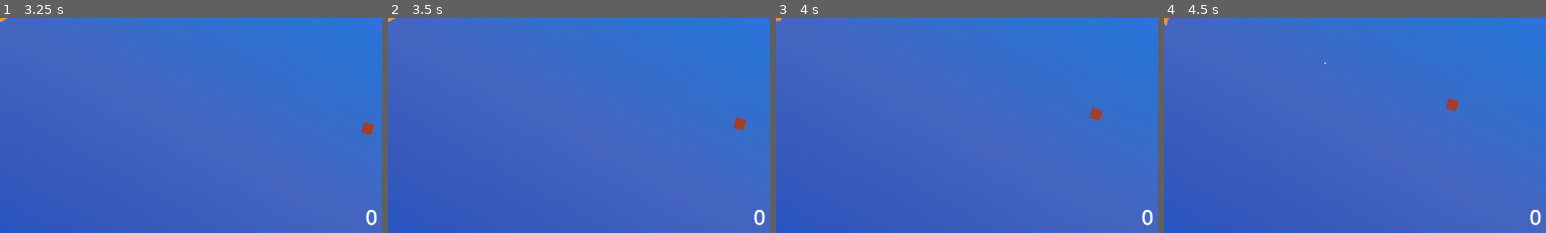
Above: before the commit, frames 1-4 (left to right).
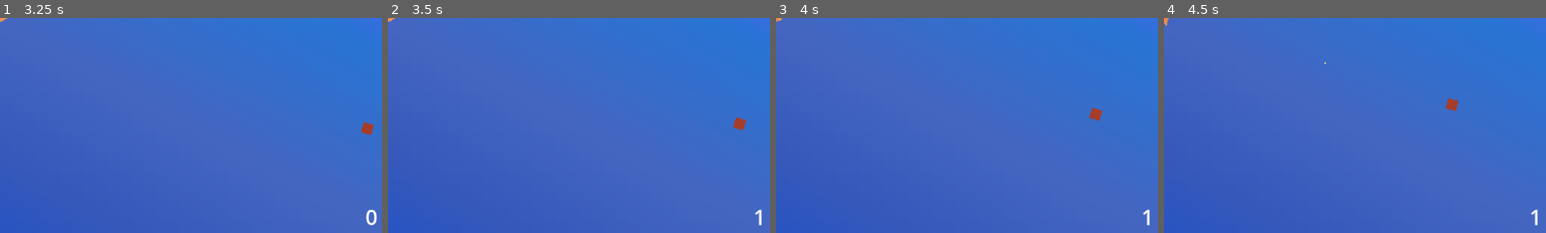
Above: after the commit, the same moments.

Repository: nskins/triangle-defender
Game: Godot game, scene res://world.tscn
The game is run twice, just before and just after one commit, with the same random seed, the same clock (stepped at 60 frames per second) and the same inputs.
Inputs (mouse positions are % of the whole screen's width and height, from its top left):
- Up to frame 1 (3.25 s): tap Enter at 0.5 s; move the mouse to (72, 45) at 0.52 s; move the mouse to (30, 55) at 1.27 s; tap Space at 2 s; move the mouse to (60, 28) at 2.02 s; move the mouse to (45, 70) at 2.77 s
- Up to frame 2 (3.5 s): no input
- Up to frame 3 (4 s): move the mouse to (80, 65) at 3.52 s
- Up to frame 4 (4.5 s): move the mouse to (20, 35) at 4.27 s
The pictures show only the part of the screen within x 50-100%, y 50-100%; the shares and areas given below are measured in that part.

Frame 1 is identical in both runs. In frame 2, 0.1% of the frame differs, in the area x 95-99%, y 88-97%; in frame 3, 0.1%; in frame 4, 0.1%.

Commit message:
Increment the score when the player snipes a mob

Diff:
--- a/Bullet.gd
+++ b/Bullet.gd
@@ -7,7 +7,7 @@
 
 func _on_area_entered(area):
 	if area.is_in_group("mobs"):
-		area.queue_free()
+		area.squash()
 	queue_free()
 
 # TODO: we need to free the memory when the bullet
--- a/Mob.gd
+++ b/Mob.gd
@@ -1,4 +1,6 @@
 extends Area2D
+
+signal squashed
 
 var speed = 100
 
@@ -15,3 +17,7 @@
 	var normalized_destination = destination.normalized()
 
 	position += transform.x * speed * delta
+
+func squash():
+	squashed.emit()
+	queue_free()
--- /dev/null
+++ b/Score.gd
@@ -0,0 +1,7 @@
+extends RichTextLabel
+
+var score = 0
+
+func _on_mob_squashed():
+	score += 1
+	text = "%s" % score
--- a/World.gd
+++ b/World.gd
@@ -26,3 +26,5 @@
 	add_child(mob)
 	mob.position.x = x
 	mob.position.y = y
+
+	mob.squashed.connect($Background/Score._on_mob_squashed.bind())
--- a/world.tscn
+++ b/world.tscn
@@ -1,7 +1,8 @@
-[gd_scene load_steps=8 format=3 uid="uid://c8ipvhp82hema"]
+[gd_scene load_steps=9 format=3 uid="uid://c8ipvhp82hema"]
 
 [ext_resource type="Script" path="res://Triangle.gd" id="1_vik46"]
 [ext_resource type="Script" path="res://World.gd" id="1_yef18"]
+[ext_resource type="Script" path="res://Score.gd" id="2_nat7l"]
 
 [sub_resource type="ShaderMaterial" id="ShaderMaterial_ty8sl"]
 
@@ -45,6 +46,7 @@
 theme_override_font_sizes/normal_font_size = 32
 text = "0"
 text_direction = 2
+script = ExtResource("2_nat7l")
 
 [node name="Triangle" type="Area2D" parent="."]
 z_index = 1
